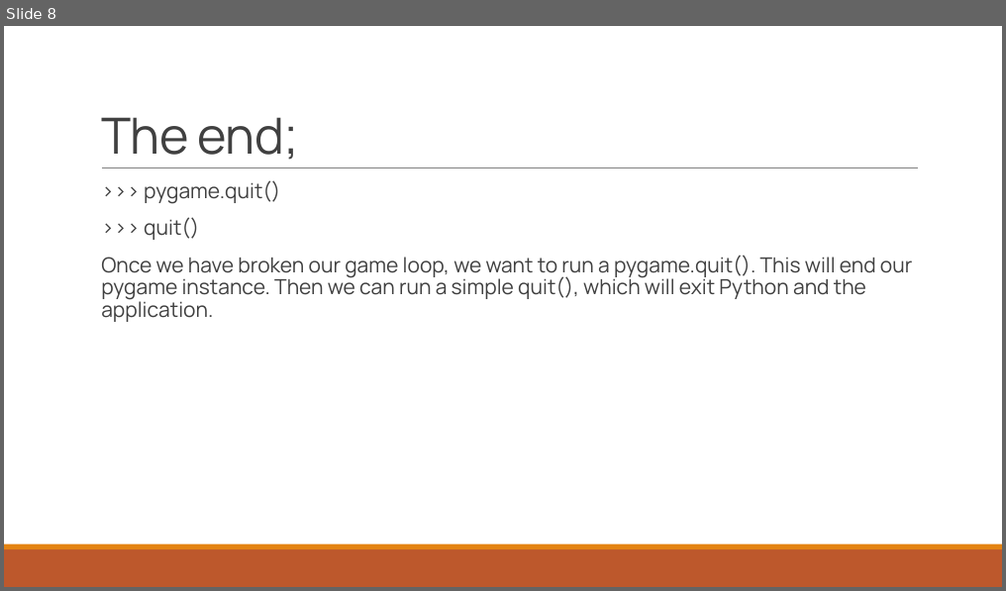
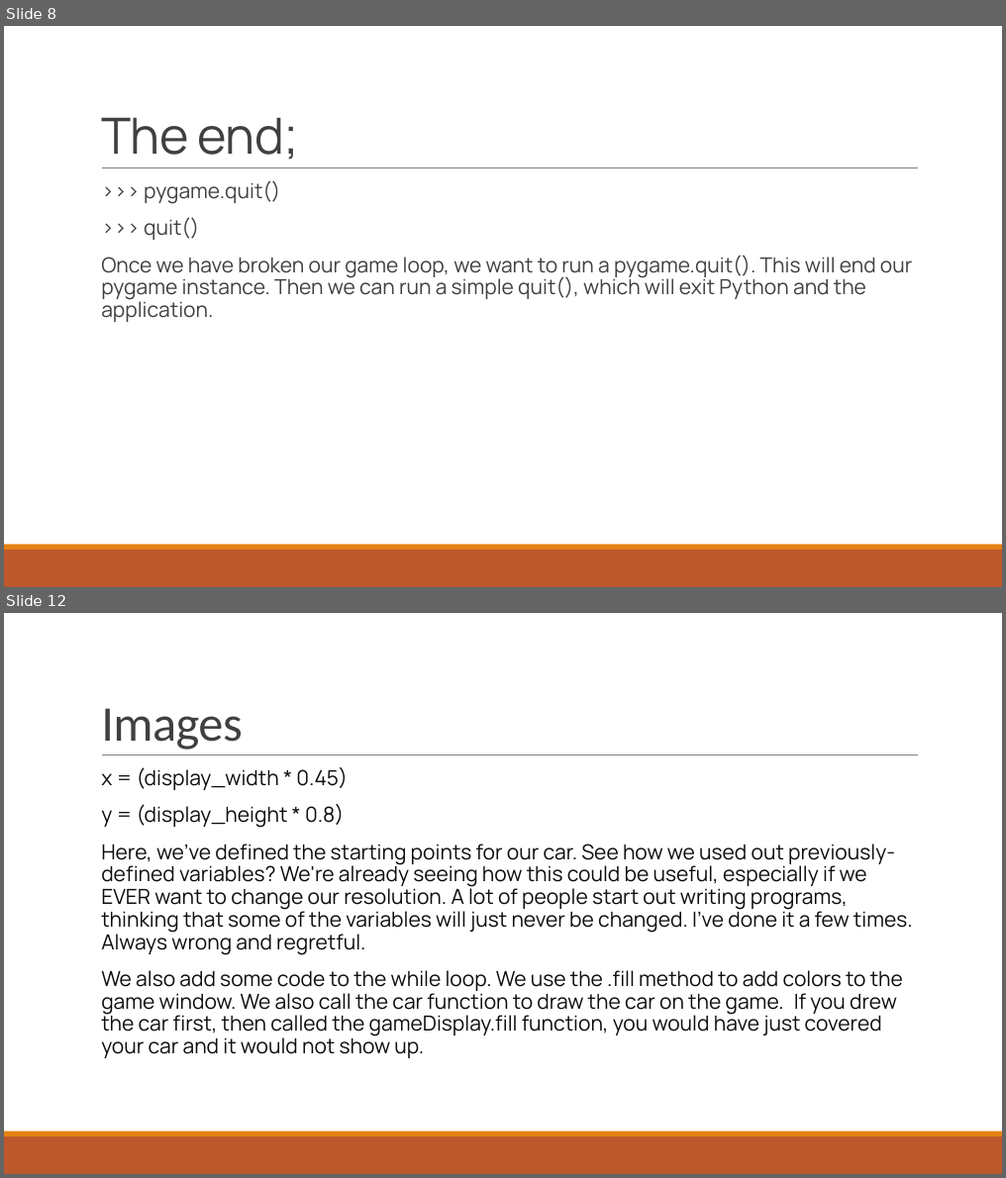
Before and after one commit to Digikids/PYGAMES-SERIES, a slide deck: Notes.pptx. Shown one above the other, each under a label of ours: slide 8 before the commit, slides 8 and 12 after it; the slides between them are not shown. The pictures are 1006x591 and 1006x1178 pixels, drawn with LibreOffice and Linux fonts; fonts in the diff are those of the drawing. Boxes give left, top, right and bottom in pixels: in the first picture for what was removed or moved away, otherwise in the second. Text is boxed around its words. In the diff, an @@ line names an element or a change of style, - is before the commit and + after.

```diff
--- a/Notes.pptx
+++ b/Notes.pptx
@@ slide 12 added at box(4, 613, 1002, 1174), background #FFFFFF; not listed: 3 template elements that a slide beside it also shows @@
@@ title added at box(101, 708, 242, 750), 48 pt, text #404040 @@
+Images
@@ text added at box(101, 767, 913, 1059), 20 pt, text #0D0D0D @@
+  x = (display_width * 0.45)
+  y = (display_height * 0.8)
+  Here, we've defined the starting points for our car. See how we used out previously-defined variables? We're already seeing how this could be useful, especially if we EVER want to change our resolution. A lot of people start out writing programs, thinking that some of the variables will just never be changed. I've done it a few times. Always wrong and regretful.
+  We also add some code to the while loop. We use the .fill method to add colors to the game window. We also call the car function to draw the car on the game. If you drew the car first, then called the gameDisplay.fill function, you would have just covered your car and it would not show up.
```
Also in this commit, not shown: 3 other slides added, 2 other files.
